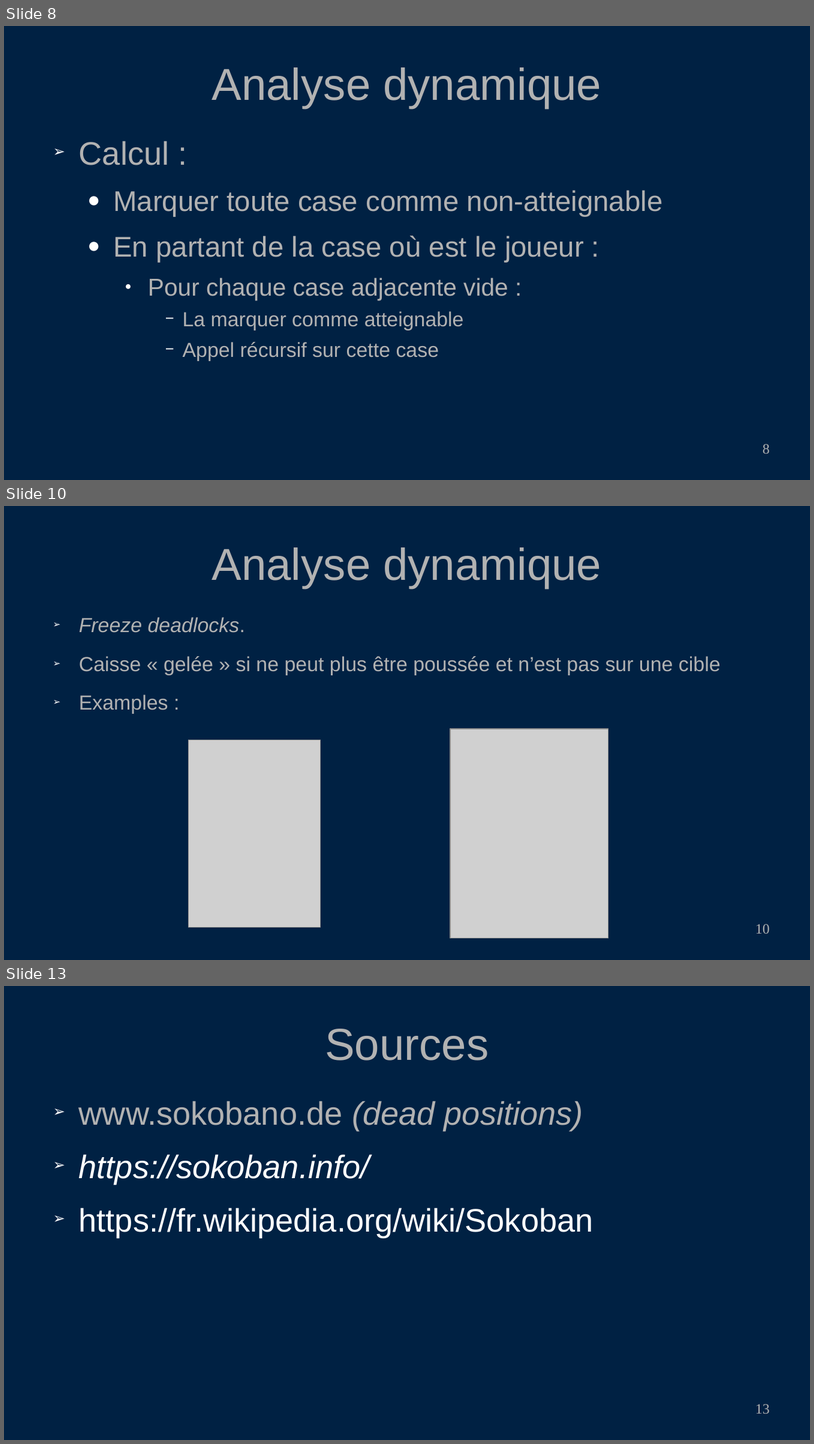
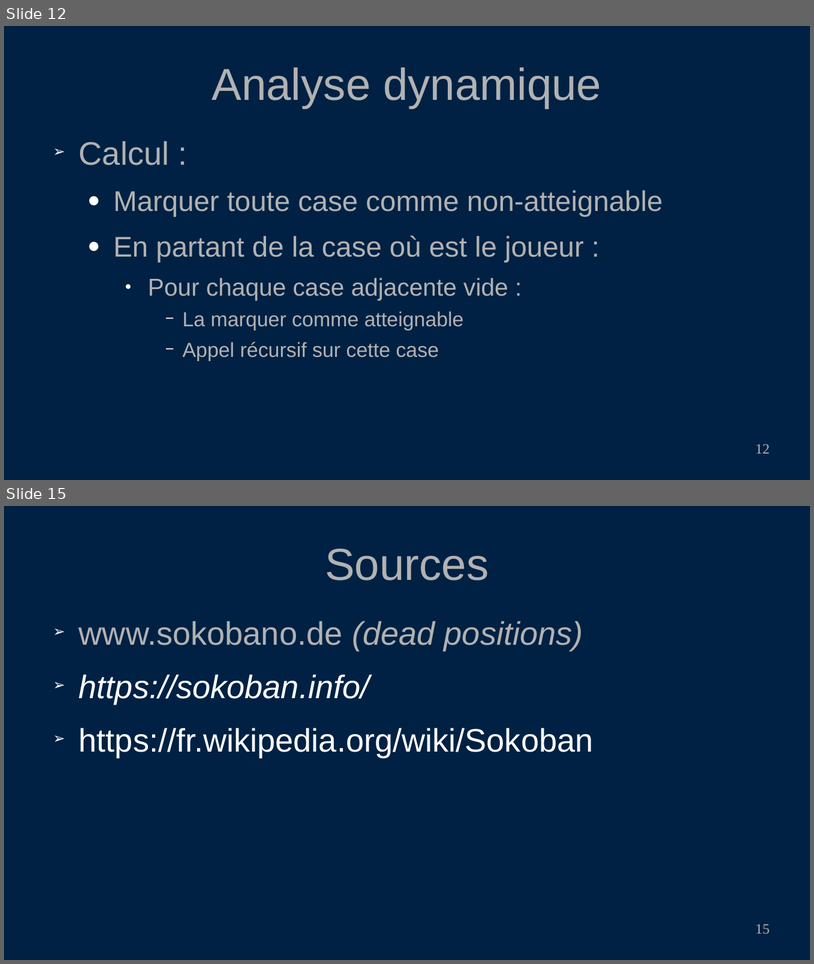
Before and after one commit to PoulpoGaz/sokoshell, a slide deck: documents/presentation.odp. Shown one above the other, each under a label of ours: slides 8, 10 and 13 before the commit, slides 12 and 15 after it; the slides between them are not shown. The pictures are 814x1444 and 814x964 pixels, drawn with LibreOffice and Linux fonts; fonts in the diff are those of the drawing; grey boxes stand for pictures. Boxes give left, top, right and bottom in pixels: in the first picture for what was removed or moved away, otherwise in the second. Text is boxed around its words. In the diff, an @@ line names an element or a change of style, - is before the commit and + after.

Commit message:
add freeze deadlock, tunnel, rooms to presentation

```diff
--- a/documents/presentation.odp
+++ b/documents/presentation.odp
@@ slide 10 removed at [4,506,810,960], background #002143 @@
@@ title removed at [212,547,602,588] @@
-Analyse dynamique
@@ text removed at [79,617,721,714] @@
-➢ Freeze deadlocks.
-➢ Caisse « gelée » si ne peut plus être poussée et n’est pas sur une cible
-➢ Examples :
@@ picture removed at [188,739,321,927] @@
@@ picture removed at [450,729,609,938] @@
@@ page number removed at [756,924,770,933] @@
-10
@@ what was slide 8 is now slide 12 @@
@@ page number at [756,444,770,453]: text changed @@
-8
+12
@@ what was slide 13 is now slide 15 @@
@@ page number at [756,924,770,933]: text changed @@
-13
+15
```
Also in this commit, not shown: 1 slide changed, 5 slides added, 2 other slides removed, 21 other files.
